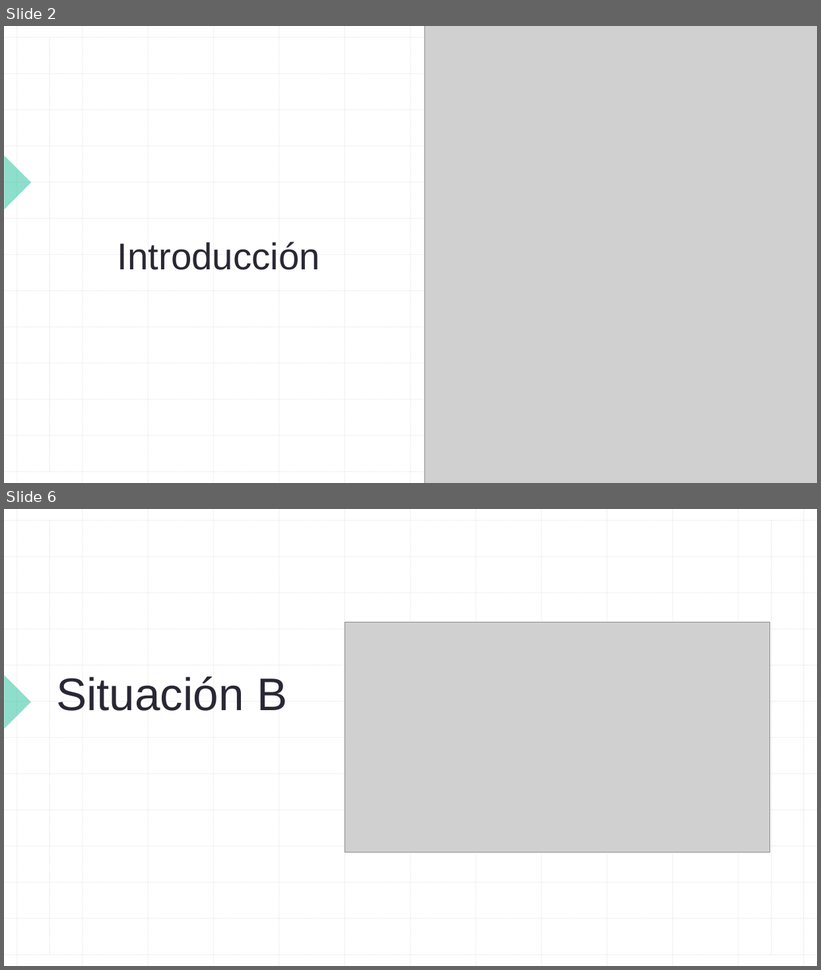
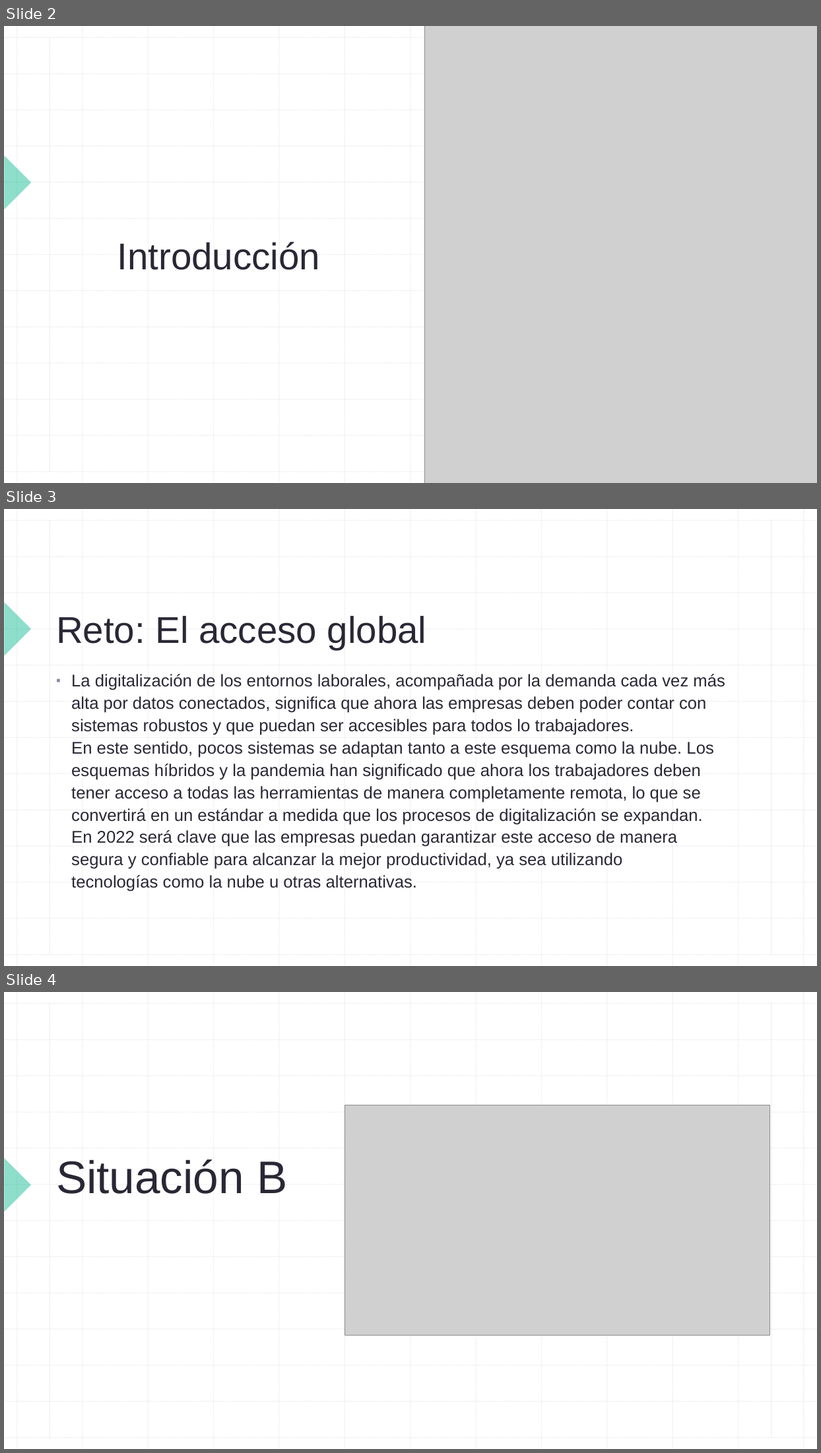
Before and after one commit to jesjack/LOW-DENSITY, a slide deck: Pitch_Low-Density.pptx. Shown one above the other, each under a label of ours: slides 2 and 6 before the commit, slides 2, 3 and 4 after it; the slides between them are not shown. The pictures are 821x970 and 821x1453 pixels, drawn with LibreOffice and Linux fonts; fonts in the diff are those of the drawing; grey boxes stand for pictures. Boxes give left, top, right and bottom in pixels: in the first picture for what was removed or moved away, otherwise in the second. Text is boxed around its words. In the diff, an @@ line names an element or a change of style, - is before the commit and + after.

```diff
--- a/Pitch_Low-Density.pptx
+++ b/Pitch_Low-Density.pptx
@@ slide 3 added at <box>4,509,817,966</box>, background #FFFFFF; not listed: 27 template elements that a slide beside it also shows @@
@@ line added from (50, 521) to (50, 955), #BCBCBC 1 pt dashed @@
@@ line added from (772, 521) to (772, 955), #BCBCBC 1 pt dashed @@
@@ title added at <box>56,616,427,650</box>, 44 pt, text #2A2735 @@
+Reto: El acceso global
@@ text added at <box>71,674,725,892</box>, 20 pt, text #2A2735 @@
+▪ La digitalización de los entornos laborales, acompañada por la demanda cada vez más alta por datos conectados, significa que ahora las empresas deben poder contar con sistemas robustos y que puedan ser accesibles para todos lo trabajadores.
+  En este sentido, pocos sistemas se adaptan tanto a este esquema como la nube. Los esquemas híbridos y la pandemia han significado que ahora los trabajadores deben tener acceso a todas las herramientas de manera completamente remota, lo que se convertirá en un estándar a medida que los procesos de digitalización se expandan.
+  En 2022 será clave que las empresas puedan garantizar este acceso de manera
+  segura y confiable para alcanzar la mejor productividad, ya sea utilizando
+  tecnologías como la nube u otras alternativas.
@@ what was slide 6 is now slide 4 @@
```
Also in this commit, not shown: 2 other slides added, 3 slides removed.
